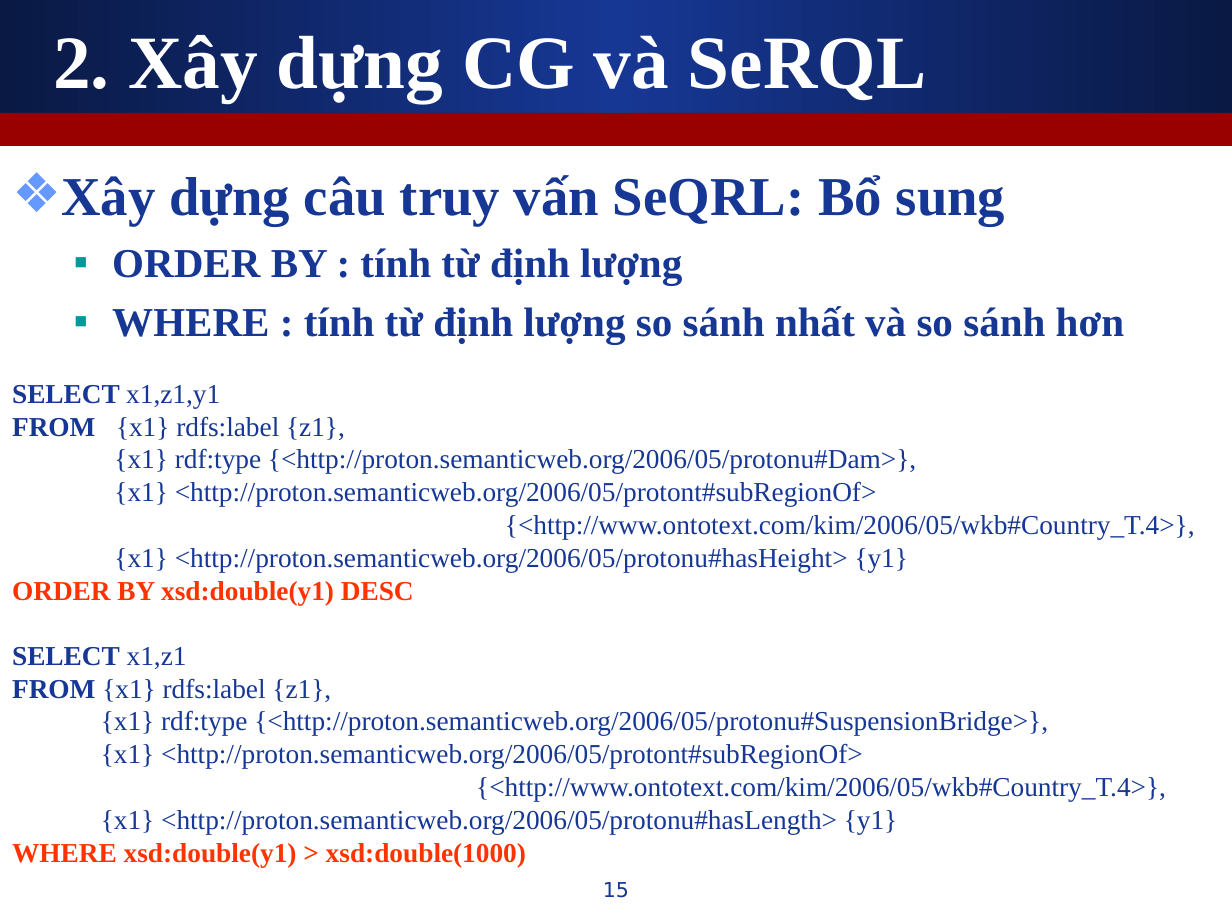
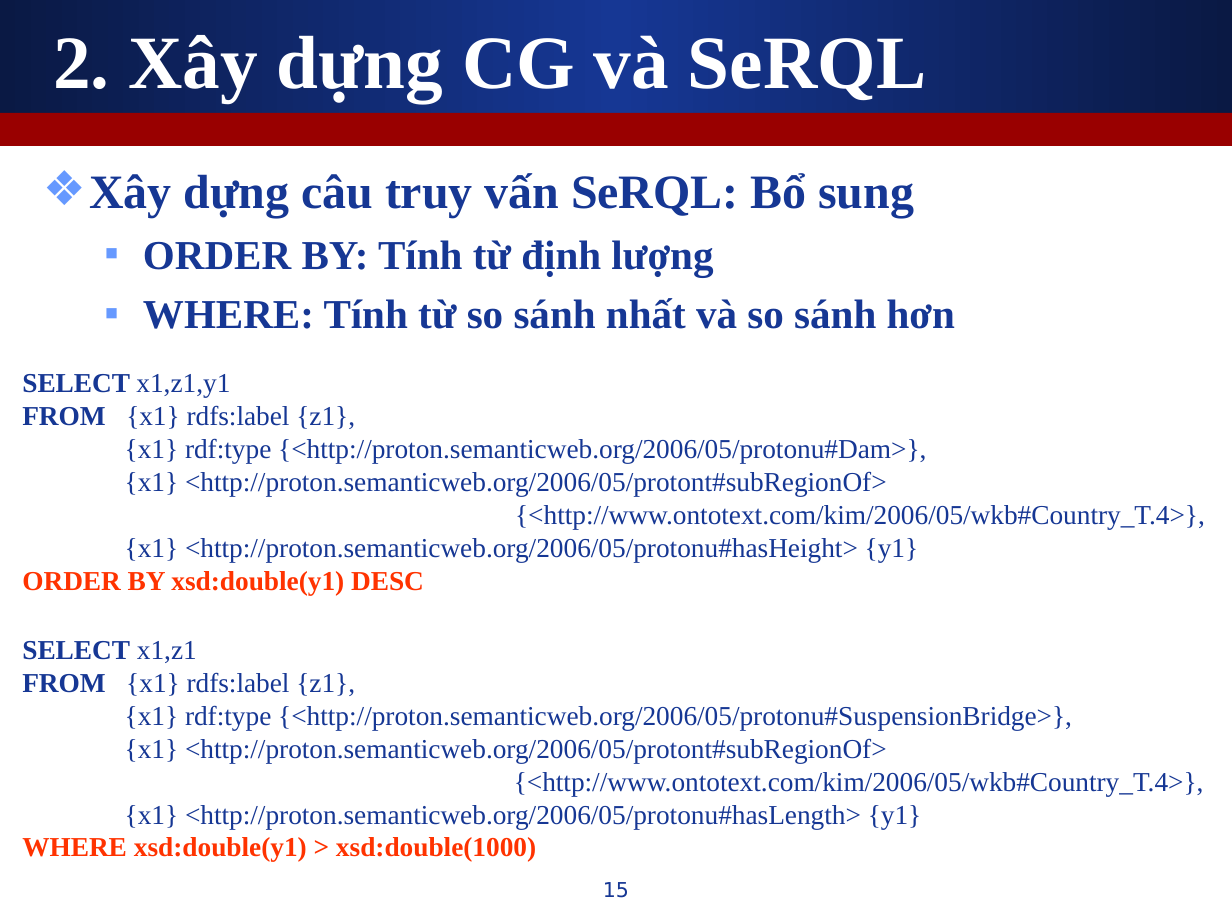
Before and after one commit to leaderwing/kt-kimres, a slide deck: slide 15 of note/[Thesis] Presentation.ppt. Drawn at 1232x924 pixels with LibreOffice and Linux fonts; fonts in the diff are those of the drawing. Boxes give left, top, right and bottom in pixels: in the first picture for what was removed or moved away, otherwise in the second. Text is boxed around its words. In the diff, an @@ line names an element or a change of style, - is before the commit and + after.

```diff
--- a/note/[Thesis] Presentation.ppt
+++ b/note/[Thesis] Presentation.ppt
@@ text at box(89, 173, 955, 329): text changed @@
-❖ Xây dựng câu truy vấn SeQRL: Bổ sung
-  ▪ ORDER BY : tính từ định lượng
-  ▪ WHERE : tính từ định lượng so sánh nhất và so sánh hơn
+❖ Xây dựng câu truy vấn SeRQL: Bổ sung
+  ▪ ORDER BY: Tính từ định lượng
+  ▪ WHERE: Tính từ so sánh nhất và so sánh hơn
@@ text "SELECT x1,z1,y1": place and size @@
-text "SELECT x1,z1,y1" at box(12, 385, 1195, 605)
+text "SELECT x1,z1,y1" at box(22, 374, 1205, 595)
@@ text "SELECT x1,z1" rewrapped from box(12, 647, 1166, 867) to box(22, 641, 1204, 862) @@
```
Also in this commit, not shown: 7 other slides changed.
